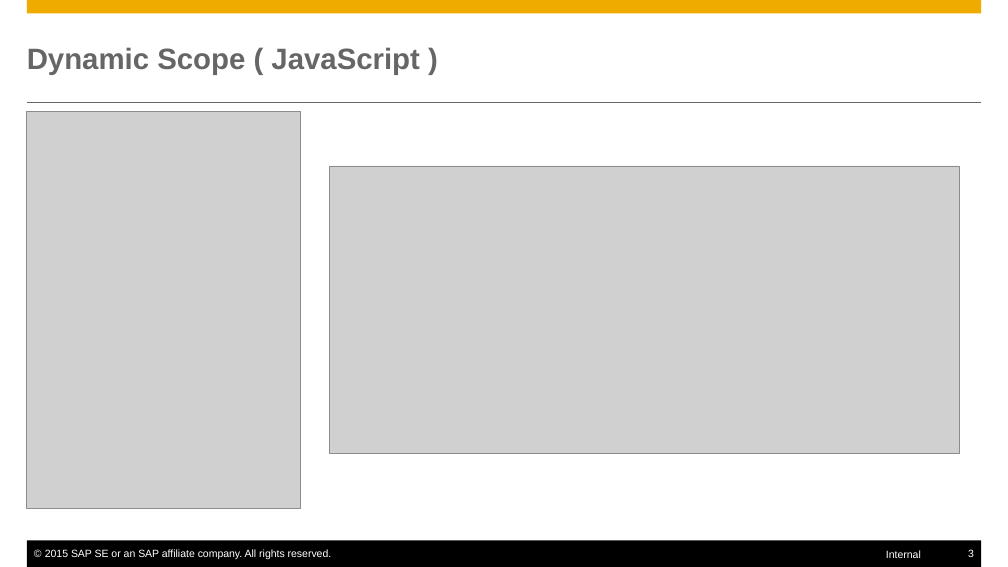
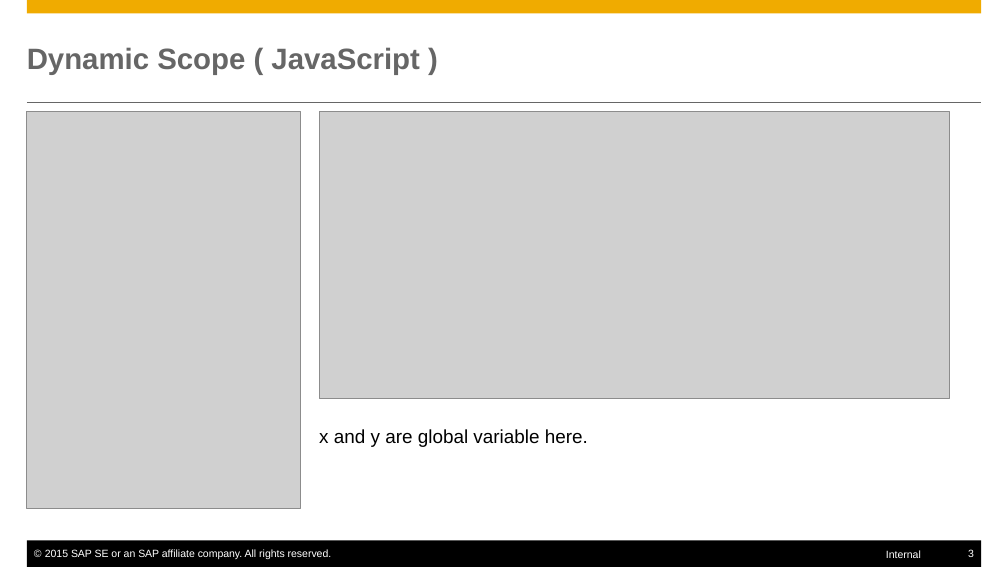
Before and after one commit to mxpang/jerryslide, a slide deck: slide 3 of training/ProgrammingLanguage/001_closure.pptx. Drawn at 1008x567 pixels with LibreOffice and Linux fonts; fonts in the diff are those of the drawing; grey boxes stand for pictures. Boxes give left, top, right and bottom in pixels: in the first picture for what was removed or moved away, otherwise in the second. Text is boxed around its words. In the diff, an @@ line names an element or a change of style, - is before the commit and + after.

```diff
--- a/training/ProgrammingLanguage/001_closure.pptx
+++ b/training/ProgrammingLanguage/001_closure.pptx
@@ picture: place and size @@
-picture at [329, 165, 959, 453]
+picture at [319, 111, 948, 398]
@@ text added at [319, 429, 588, 447], 18 pt, text #000000 @@
+x and y are global variable here.
```
Also in this commit, not shown: 2 other slides changed, 8 slides added, 4 other files.
